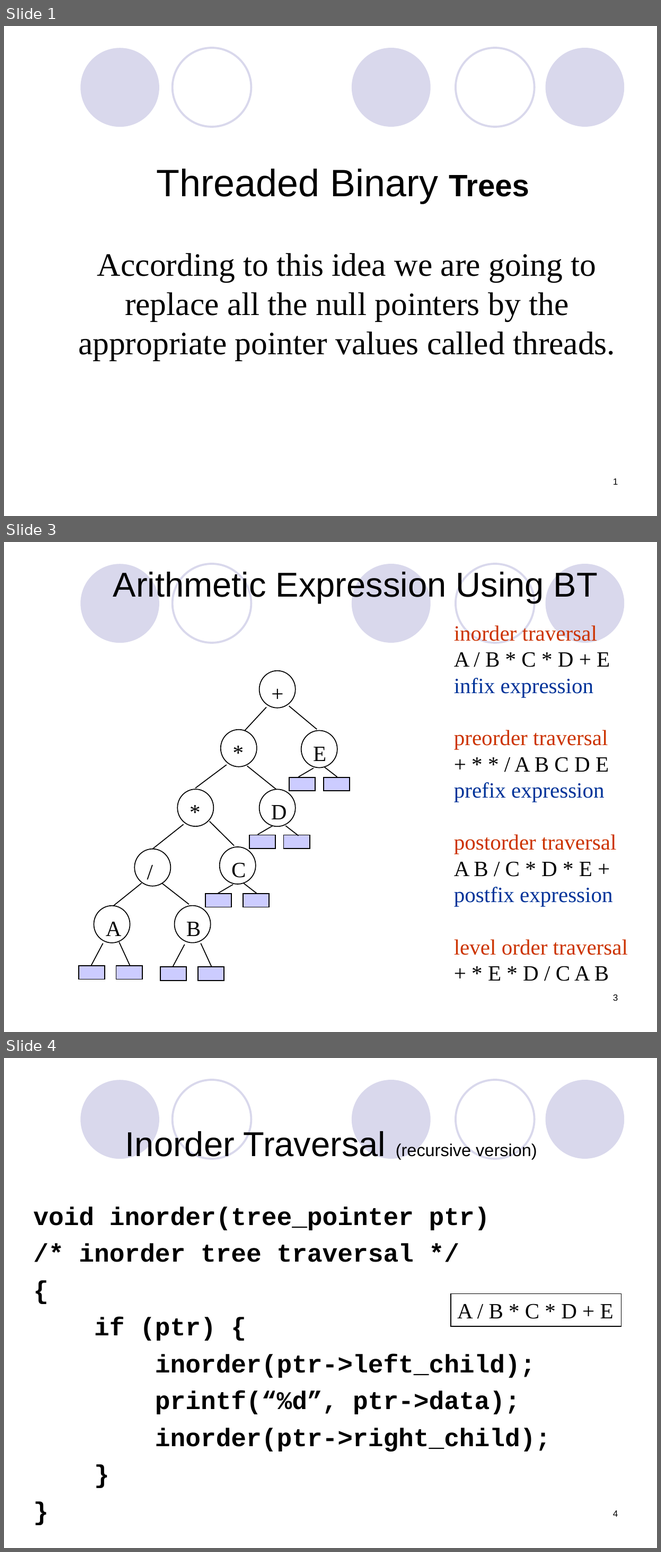
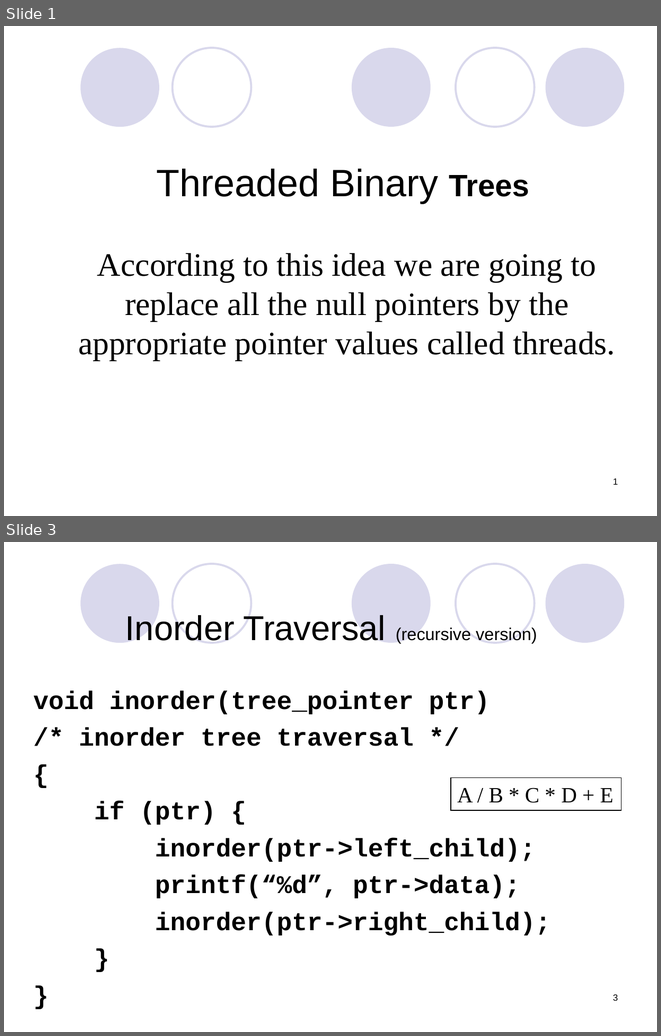
Before and after one commit to Rustam-Z/data-structures-and-algorithms, a slide deck: lecture notes/Threaded_Binary-_TREES.ppt. Shown one above the other, each under a label of ours: slides 1, 3 and 4 before the commit, slides 1 and 3 after it; the slides between them are not shown. The pictures are 661x1552 and 661x1036 pixels, drawn with LibreOffice and Linux fonts; fonts in the diff are those of the drawing. Boxes give left, top, right and bottom in pixels: in the first picture for what was removed or moved away, otherwise in the second. Text is boxed around its words. In the diff, an @@ line names an element or a change of style, - is before the commit and + after.

```diff
--- a/lecture notes/Threaded_Binary-_TREES.ppt
+++ b/lecture notes/Threaded_Binary-_TREES.ppt
@@ slide 3 removed at [4,542,657,1032], background #FFFFFF; not listed: 5 template elements that a slide beside it also shows @@
@@ text removed at [113,572,598,603] @@
-Arithmetic Expression Using BT
@@ text removed at [454,625,628,981] @@
-inorder traversal
-A / B * C * D + E
-infix expression
-preorder traversal
-+ * * / A B C D E
-prefix expression
-postorder traversal
-A B / C * D * E +
-postfix expression
-level order traversal
-+ * E * D / C A B
@@ group removed at [78,671,350,980]: 18 lines, 10 rectangles, 9 ellipses, 9 texts @@
-+
-*
-A
-*
-/
-E
-D
-C
-B
@@ page number removed at [613,994,618,1000] @@
-3
@@ what was slide 4 is now slide 3 @@
@@ page number at [613,994,618,1000]: text changed @@
-4
+3
```
Also in this commit, not shown: 11 slides changed, 1 slide added, 1 other slide removed, 10 other files.
